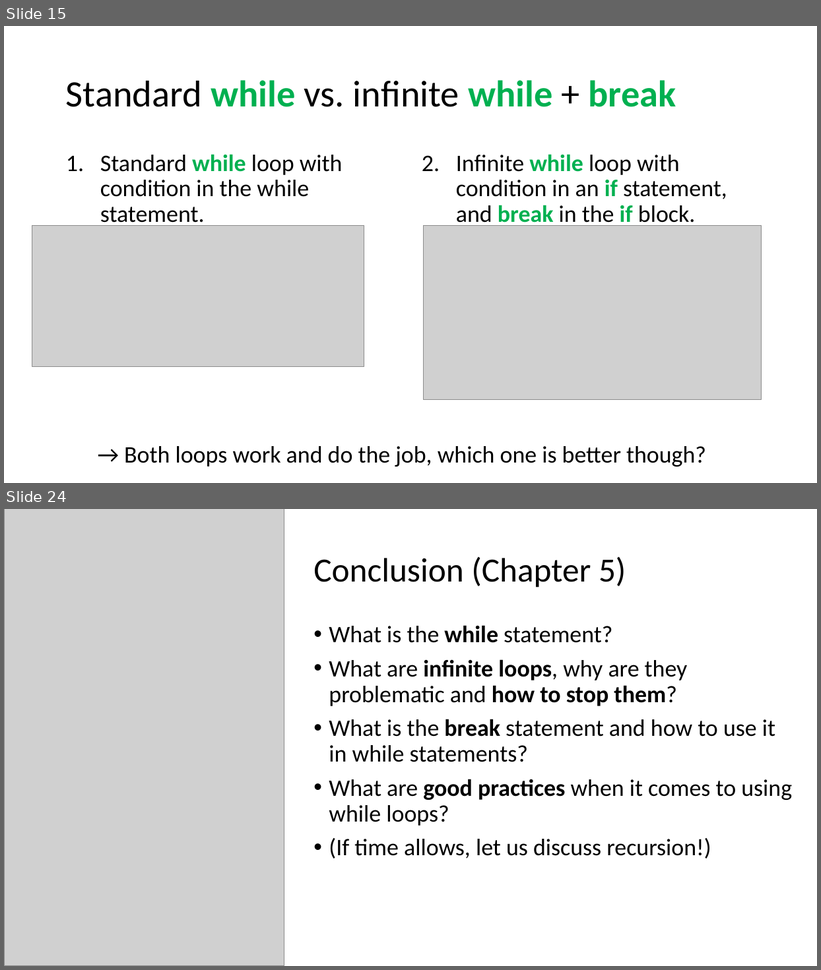
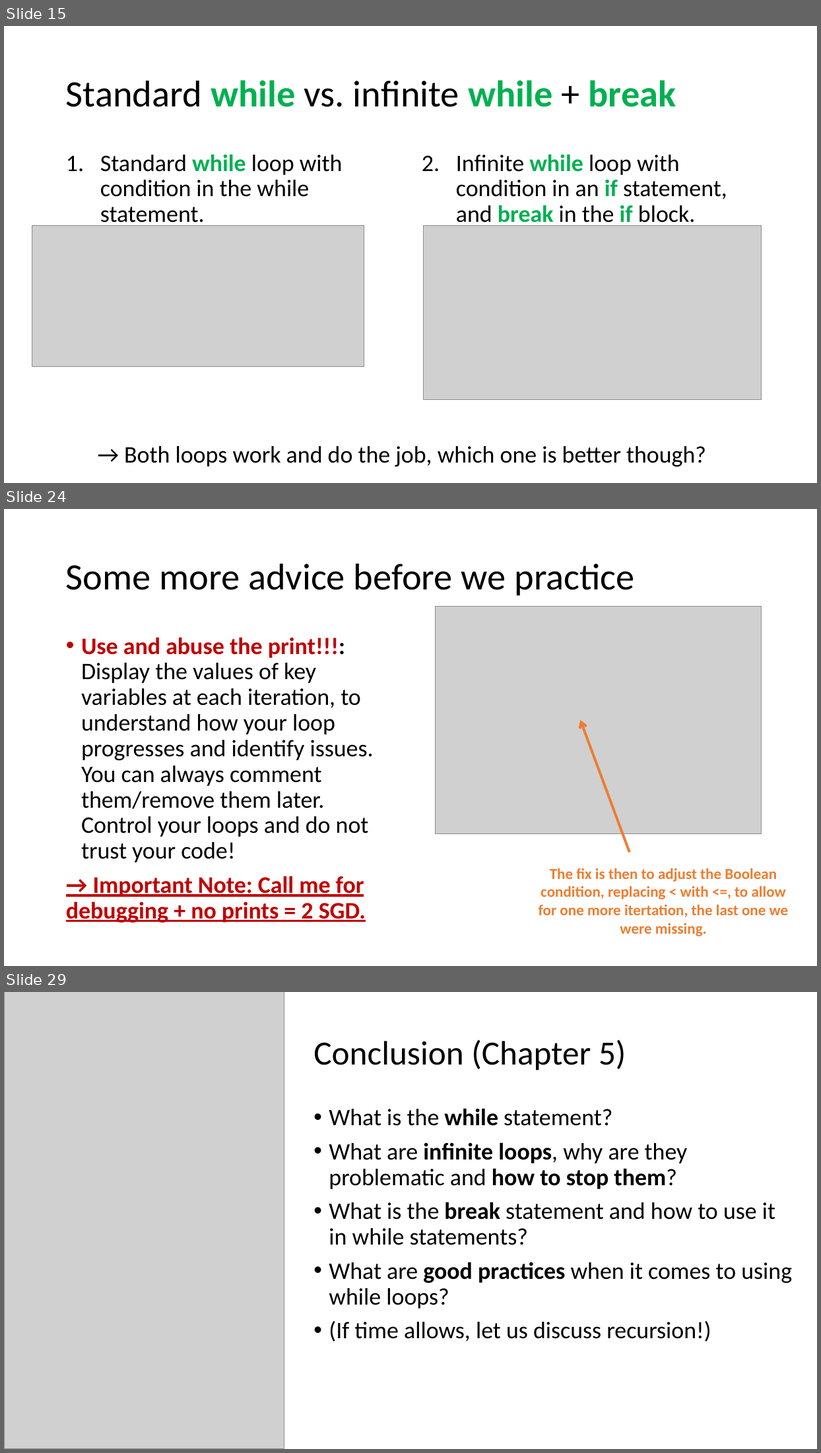
Before and after one commit to matthieudemari/SUTD_ILP_Computing, a slide deck: Chapter 5/Lecture_5.pptx. Shown one above the other, each under a label of ours: slides 15 and 24 before the commit, slides 15, 24 and 29 after it; the slides between them are not shown. The pictures are 821x970 and 821x1453 pixels, drawn with LibreOffice and Linux fonts; fonts in the diff are those of the drawing; grey boxes stand for pictures. Boxes give left, top, right and bottom in pixels: in the first picture for what was removed or moved away, otherwise in the second. Text is boxed around its words. In the diff, an @@ line names an element or a change of style, - is before the commit and + after.

```diff
--- a/Chapter 5/Lecture_5.pptx
+++ b/Chapter 5/Lecture_5.pptx
@@ slide 24 added at <box>4,509,817,966</box>, background #FFFFFF @@
@@ title added at <box>66,563,634,595</box>, 44 pt, text #000000 @@
+Some more advice before we practice
@@ picture added at <box>435,606,761,834</box> @@
@@ text added at <box>66,637,374,923</box>, 28 pt, text #000000 @@
+• Use and abuse the print!!!: Display the values of key variables at each iteration, to understand how your loop progresses and identify issues. You can always comment them/remove them later. Control your loops and do not trust your code!
+→ Important Note: Call me for debugging + no prints = 2 SGD.
@@ arrow added from (630, 852) to (580, 720), #ED7D31 3 pt @@
@@ text added at <box>539,868,789,937</box>, 18 pt, text #ED7D31, bold @@
+The fix is then to adjust the Boolean condition, replacing < with <=, to allow for one more itertation, the last one we were missing.
@@ what was slide 24 is now slide 29 @@
```
Also in this commit, not shown: 8 slides changed, 4 other slides added, 6 other files.
